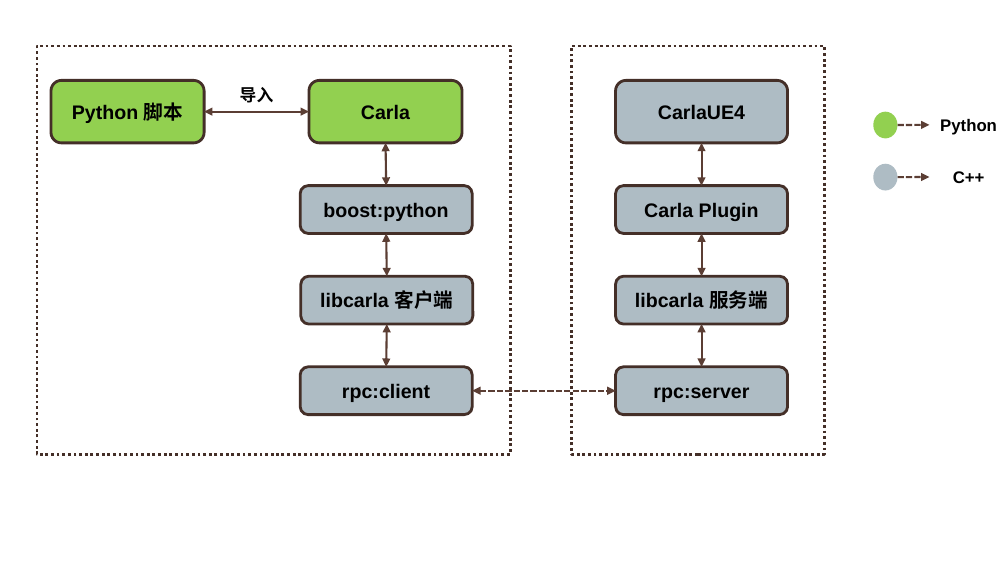
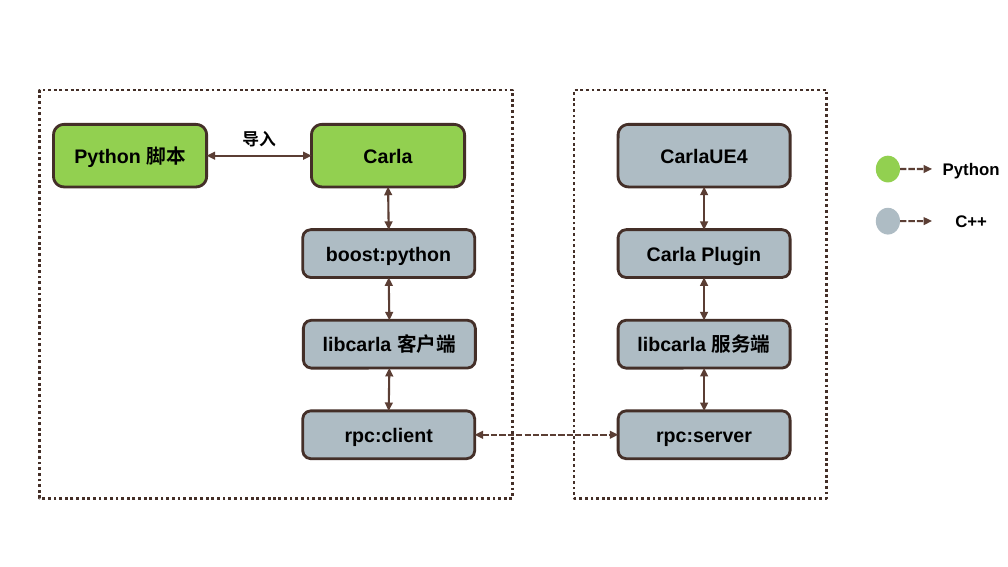
Before and after one commit to OpenHUTB/carla_doc, a slide deck: slide 2 of img/Carla.pptx. Drawn at 1008x567 pixels with LibreOffice and Linux fonts; fonts in the diff are those of the drawing. Boxes give left, top, right and bottom in pixels: in the first picture for what was removed or moved away, otherwise in the second. Text is boxed around its words. In the diff, an @@ line names an element or a change of style, - is before the commit and + after.

```diff
--- a/img/Carla.pptx
+++ b/img/Carla.pptx
@@ 8 rounded rectangles, 2 rectangles, 1 text, 1 double arrow: place and size @@
-8 rounded rectangles, 2 rectangles, 1 text, 1 double arrow at [37,46,1008,455]
+8 rounded rectangles, 2 rectangles, 1 text, 1 double arrow at [39,90,1008,498]
@@ 7 double arrows, 2 ellipses, 2 arrows, 1 text, 1 rounded rectangle, 1 rectangle: place and size @@
-7 double arrows, 2 ellipses, 2 arrows, 1 text, 1 rounded rectangle, 1 rectangle at [240,46,929,455]
+7 double arrows, 2 ellipses, 2 arrows, 1 text, 1 rounded rectangle, 1 rectangle at [242,90,931,498]
```
Also in this commit, not shown: 1 other slide changed, 2 slides added, 32 other files.
